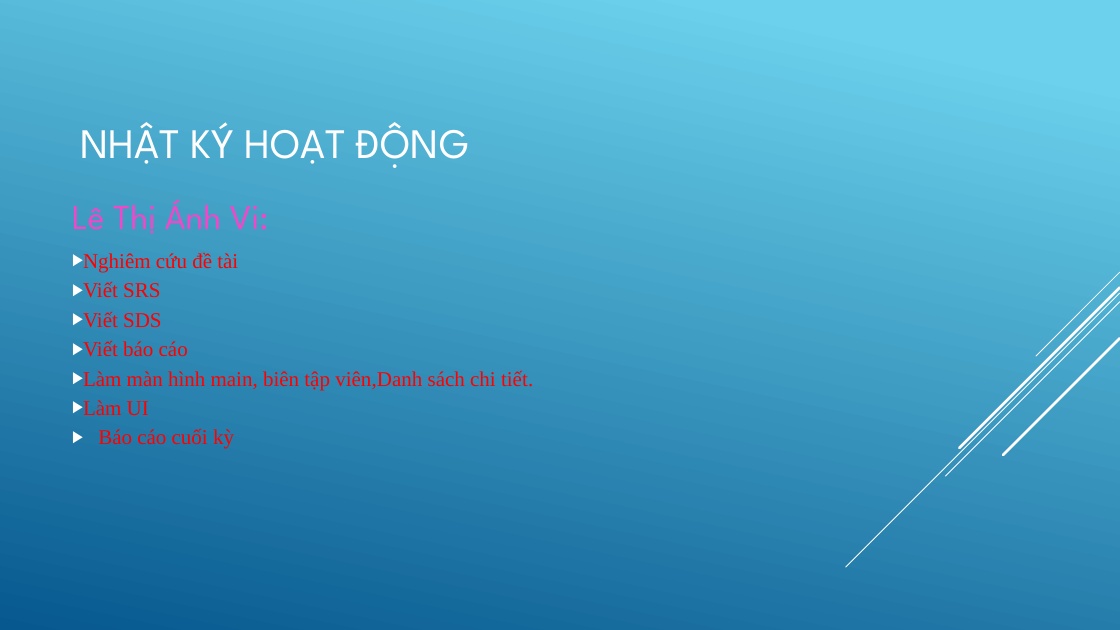
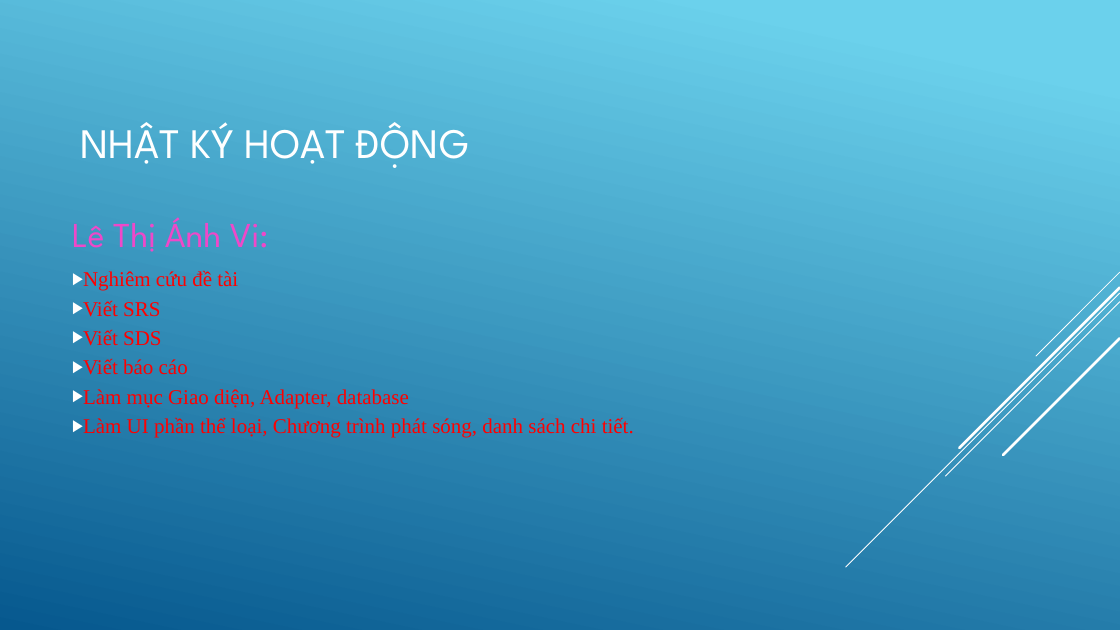
Before and after one commit to thuyduong12340/LapTrinhDiDong2, a slide deck: slide 3 of NHOM7.pptx. Drawn at 1120x630 pixels with LibreOffice and Linux fonts; fonts in the diff are those of the drawing. Boxes give left, top, right and bottom in pixels: in the first picture for what was removed or moved away, otherwise in the second. Text is boxed around its words. In the diff, an @@ line names an element or a change of style, - is before the commit and + after.

```diff
--- a/NHOM7.pptx
+++ b/NHOM7.pptx
@@ text at <box>83,389,634,438</box>: text changed @@
-▶ Làm màn hình main, biên tập viên,Danh sách chi tiết.
-▶ Làm UI
-▶ Báo cáo cuối kỳ
+▶ Làm mục Giao diện, Adapter, database
+▶ Làm UI phần thể loại, Chương trình phát sóng, danh sách chi tiết.
```
Also in this commit, not shown: 1 other slide changed, 1 other file.
